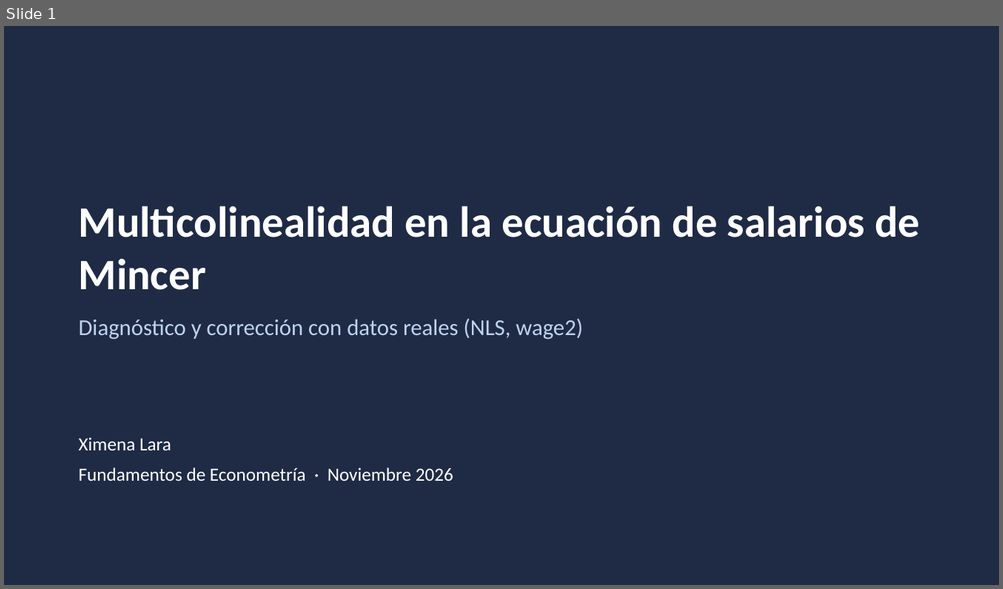
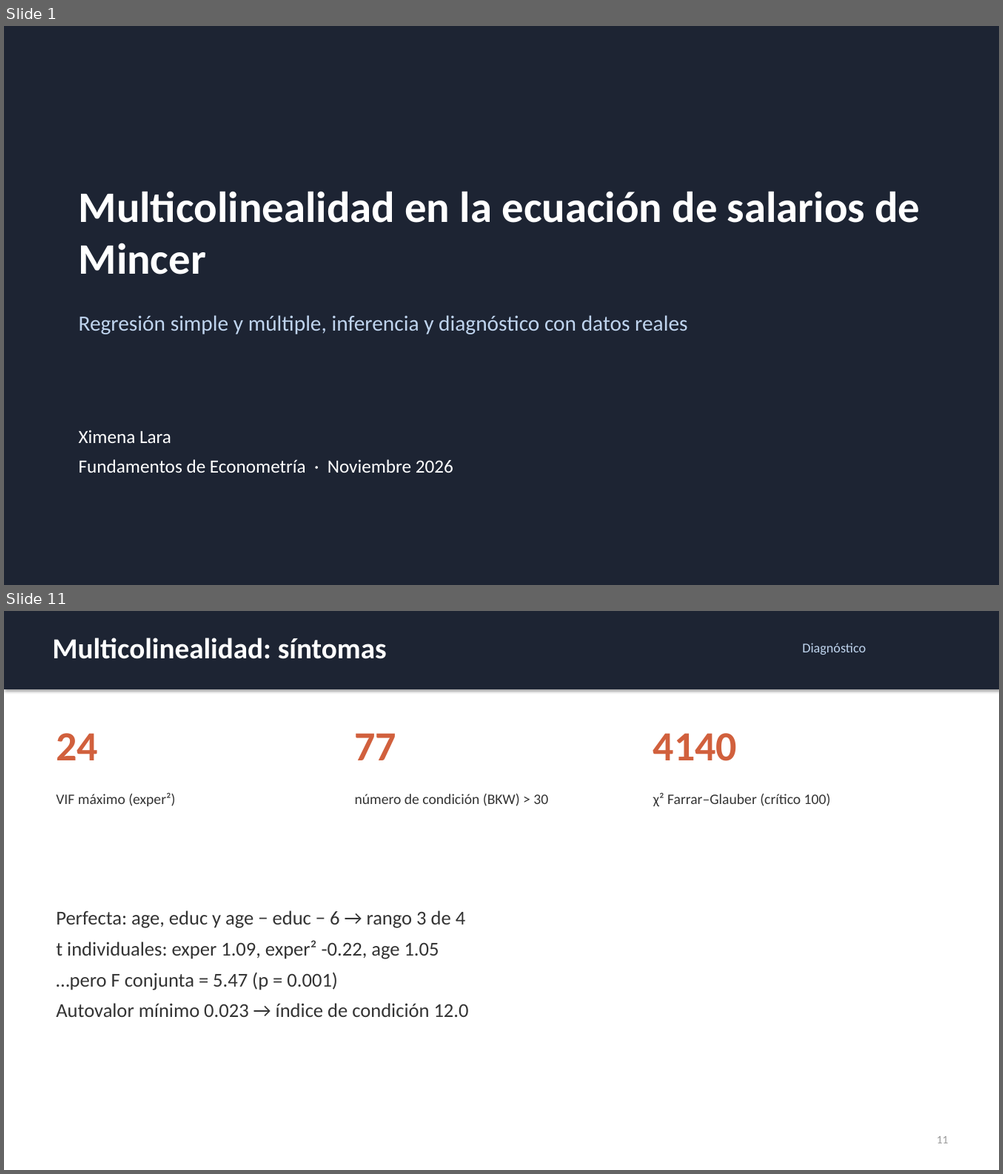
Before and after one commit to ximeelaraa/mincer-multicolinealidad, a slide deck: Presentacion_Multicolinealidad_Mincer.pptx. Shown one above the other, each under a label of ours: slide 1 before the commit, slides 1 and 11 after it; the slides between them are not shown. The pictures are 1003x589 and 1003x1174 pixels, drawn with LibreOffice and Linux fonts; fonts in the diff are those of the drawing. Boxes give left, top, right and bottom in pixels: in the first picture for what was removed or moved away, otherwise in the second. Text is boxed around its words. In the diff, an @@ line names an element or a change of style, - is before the commit and + after.

```diff
--- a/Presentacion_Multicolinealidad_Mincer.pptx
+++ b/Presentacion_Multicolinealidad_Mincer.pptx
@@ slide 11 added at (x1=4, y1=611, x2=999, y2=1170), background #FFFFFF @@
@@ rectangle added at (x1=4, y1=611, x2=999, y2=689), fill #1D2433 @@
@@ text added at (x1=52, y1=638, x2=387, y2=659), 28 pt, text #FFFFFF, bold @@
+Multicolinealidad: síntomas
@@ text added at (x1=802, y1=643, x2=865, y2=655), 13 pt, text #BFD4EE @@
+Diagnóstico
@@ text added at (x1=56, y1=733, x2=98, y2=760), 40 pt, text #D1603D, bold @@
+24
@@ text added at (x1=355, y1=733, x2=397, y2=760), 40 pt, text #D1603D, bold @@
+77
@@ text added at (x1=653, y1=733, x2=737, y2=761), 40 pt, text #D1603D, bold @@
+4140
@@ text added at (x1=56, y1=793, x2=175, y2=806), 14 pt, text #333333 @@
+VIF máximo (exper²)
@@ text added at (x1=355, y1=794, x2=548, y2=806), 14 pt, text #333333 @@
+número de condición (BKW) > 30
@@ text added at (x1=653, y1=793, x2=831, y2=807), 14 pt, text #333333 @@
+χ² Farrar–Glauber (crítico 100)
@@ text added at (x1=56, y1=911, x2=469, y2=1017), 19 pt, text #333333 @@
+Perfecta: age, educ y age − educ − 6 → rango 3 de 4
+t individuales: exper 1.09, exper² -0.22, age 1.05
+…pero F conjunta = 5.47 (p = 0.001)
+Autovalor mínimo 0.023 → índice de condición 12.0
@@ text added at (x1=936, y1=1136, x2=948, y2=1144), 11 pt, text #999999 @@
+11
@@ slide 1 changed as well @@
@@ rectangle at (x1=4, y1=26, x2=999, y2=585): fill #1F2A44 to #1D2433 @@
@@ text "Multicolinealidad en la ecuación de ..." at (x1=79, y1=191, x2=919, y2=275): less space between paragraphs @@
@@ text "Multicolinealidad en la ecuación de ..." moved from (x1=79, y1=206, x2=919, y2=290) to (x1=79, y1=191, x2=919, y2=275) @@
@@ text at (x1=79, y1=315, x2=687, y2=335): text changed; size 22 to 21 pt @@
-Diagnóstico y corrección con datos reales (NLS, wage2)
+Regresión simple y múltiple, inferencia y diagnóstico con datos reales
@@ text "Ximena Lara" moved from (x1=79, y1=437, x2=453, y2=481) to (x1=79, y1=430, x2=453, y2=473) @@
@@ text "Ximena Lara" at (x1=79, y1=430, x2=453, y2=473): less space between paragraphs @@
```
Also in this commit, not shown: 1 other slide changed, 17 other slides added, 10 slides removed, 22 other files.
